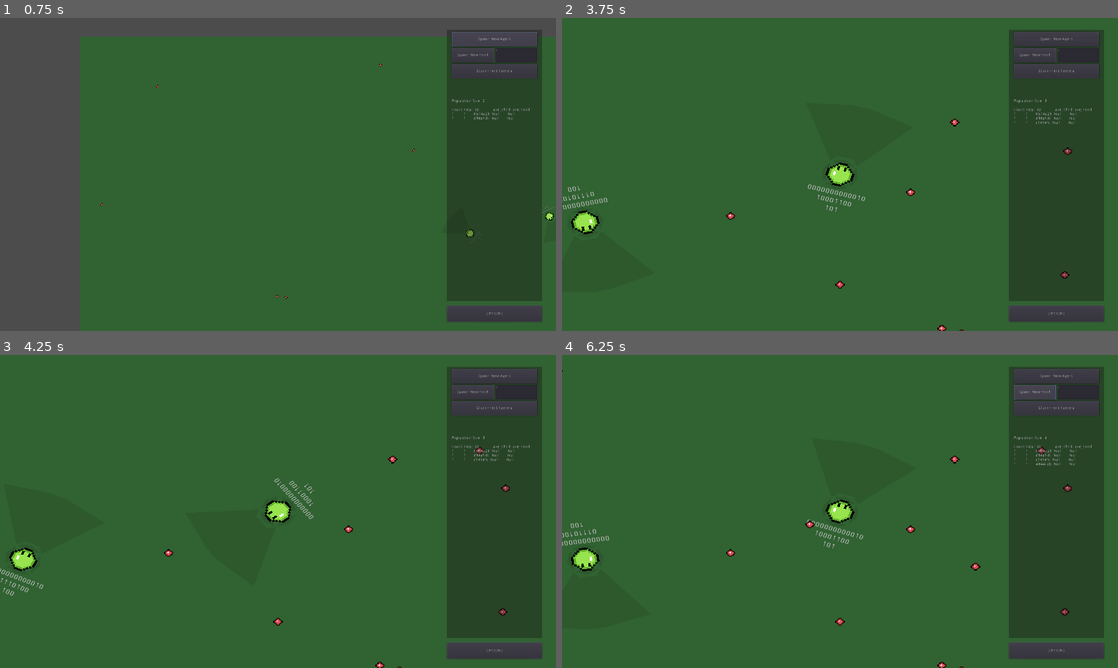
Above: before the commit, frames 1-4 (two rows, left to right).
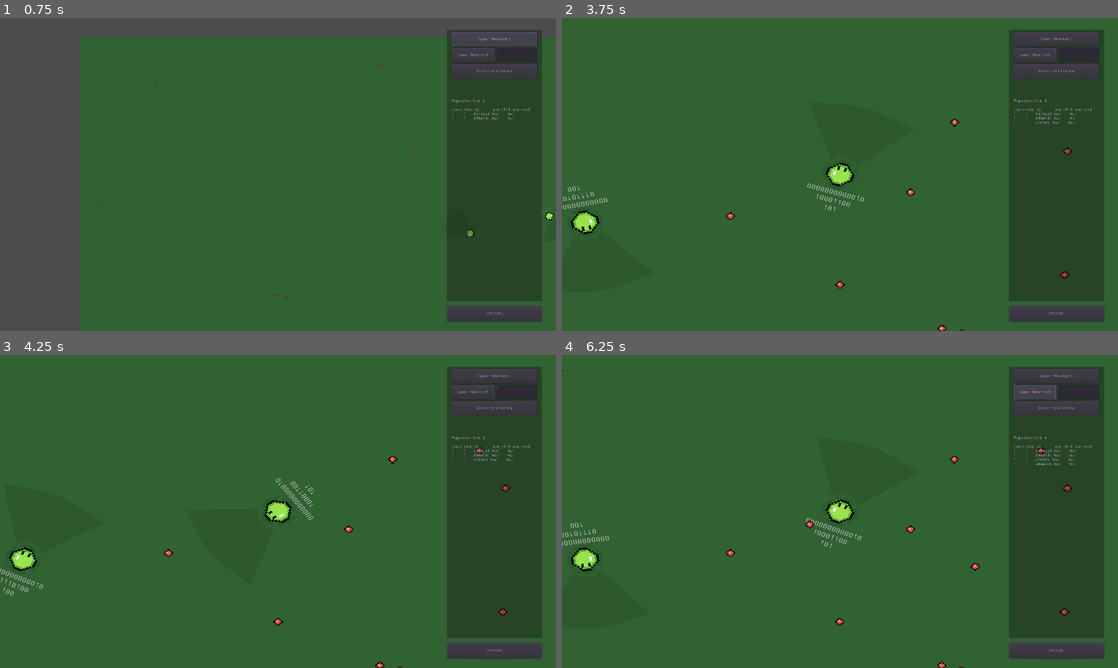
Above: after the commit, the same moments.

Repository: VincentRagusa/AntFarm
Game: Godot game, scene res://World.tscn
Same seed, same stepped clock (60 frames per second), same inputs: the game is played once before the commit and once after it.
Inputs (mouse positions are in pixels of both pictures, inside the frame that each line leads up to):
- Up to frame 1 (0.75 s): click "Spawn New Agent" at 0.5 s
- Up to frame 2 (3.75 s): click "Spawn New Agent" at 1.25 s; click "Spawn New Food" at 2 s; click "Spawn New Food" at 2.75 s; click (1112, 215) at 3.52 s
- Up to frame 3 (4.25 s): no input
- Up to frame 4 (6.25 s): click (840, 511) at 4.27 s; click "Spawn New Agent" at 5 s; click "Spawn New Food" at 5.75 s

Frame 1 is identical in both runs. In frame 2, 0.3% of the frame differs, in the area x 0-92%, y 42-70%; in frame 3, 0.3%; in frame 4, 0.4%, in the area x 0-92%, y 29-100%.

Commit message:
typed intensity as float to fix integer division bug

Diff:
--- a/Agent.gd
+++ b/Agent.gd
@@ -40,8 +40,8 @@
 var children_had_tracker = 0
 
 # fuzzy logic variables
-var intensity = null
-var evolvedHungerThreshold = null
+var intensity:float = -1
+var evolvedHungerThreshold:int = -1
 
 
 # Called when the node enters the scene tree for the first time.
